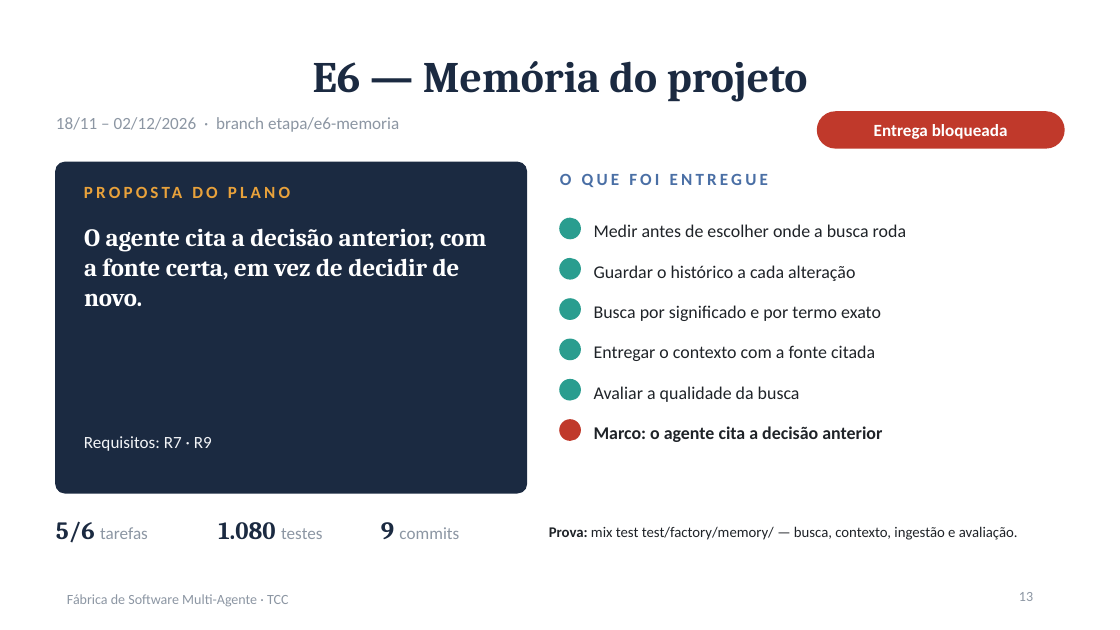
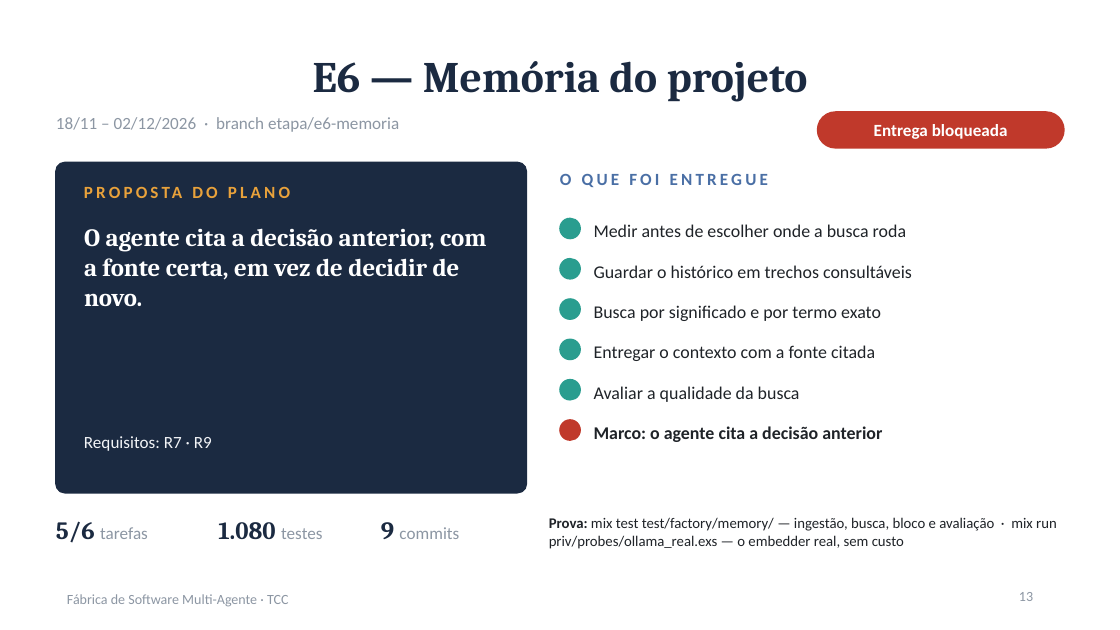
Before and after one commit to enzoconsulo/Generic-Multi-Agents, a slide deck: slide 13 of apresentacao-orientador/apresentacao-principal.pptx. Drawn at 1120x630 pixels with LibreOffice and Linux fonts; fonts in the diff are those of the drawing. Boxes give left, top, right and bottom in pixels: in the first picture for what was removed or moved away, otherwise in the second. Text is boxed around its words. In the diff, an @@ line names an element or a change of style, - is before the commit and + after.

```diff
--- a/apresentacao-orientador/apresentacao-principal.pptx
+++ b/apresentacao-orientador/apresentacao-principal.pptx
@@ text at box(594, 265, 912, 278): text changed @@
-Guardar o histórico a cada alteração
+Guardar o histórico em trechos consultáveis
@@ text at box(549, 517, 1057, 549): text changed @@
-Prova: mix test test/factory/memory/ — busca, contexto, ingestão e avaliação.
+Prova: mix test test/factory/memory/ — ingestão, busca, bloco e avaliação · mix run priv/probes/ollama_real.exs — o embedder real, sem custo
```
Also in this commit, not shown: 4 other slides changed, 8 other files.
